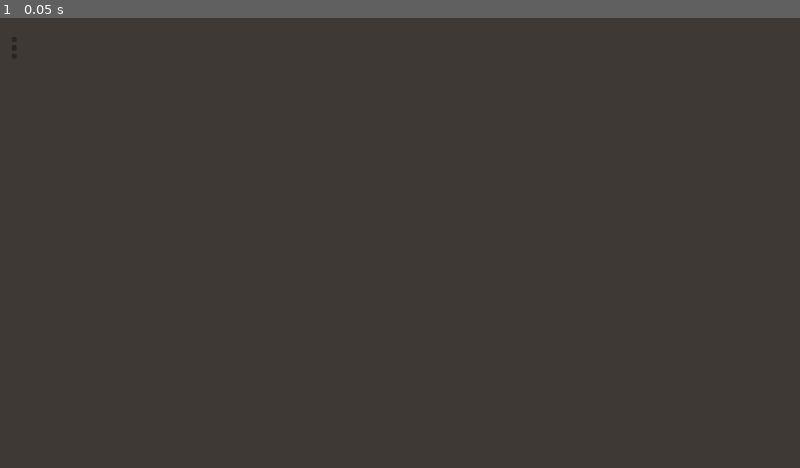
Above: before the commit, frame 1.
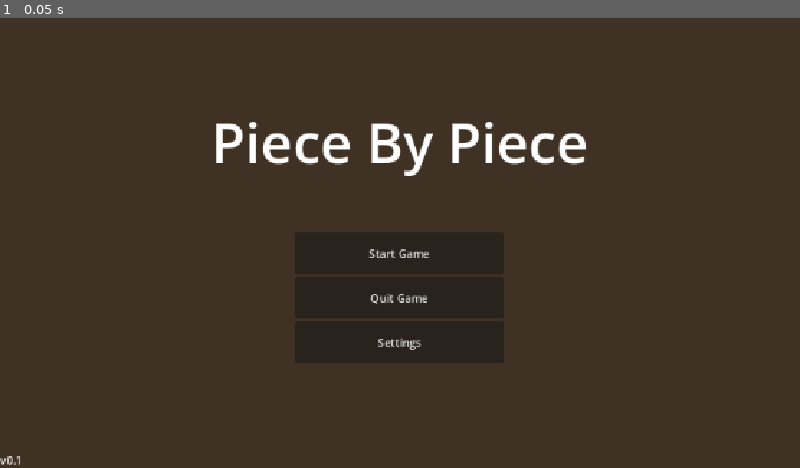
Above: after the commit, the same moment.

Repository: zsansone54/museum-game
Game: Godot game, scene res://MainMenu.tscn
The game is run twice, just before and just after one commit, with the same random seed, the same clock (stepped at 60 frames per second) and the same inputs.
Inputs:
- Up to frame 1 (0.05 s): no input

The runs differ from the first frame. In frame 1, 1.9% of the frame differs, in the area x 0-74%, y 23-100%.

Commit message:
Update MainMenu.tscn

Diff:
--- a/game/MainMenu.tscn
+++ b/game/MainMenu.tscn
@@ -4,36 +4,78 @@
 
 [node name="MainMenu" type="Control" unique_id=1441152146]
 layout_mode = 3
-anchors_preset = 0
-offset_right = 40.0
-offset_bottom = 40.0
+anchors_preset = 15
+anchor_right = 1.0
+anchor_bottom = 1.0
+grow_horizontal = 2
+grow_vertical = 2
 script = ExtResource("1_i26rj")
 
-[node name="Background" type="ColorRect" parent="." unique_id=1148142553]
-layout_mode = 0
-offset_right = 1153.0
-offset_bottom = 647.0
-color = Color(0.24279618, 0.22345892, 0.20224059, 1)
+[node name="ColorRect" type="ColorRect" parent="." unique_id=1148142553]
+layout_mode = 1
+anchors_preset = 15
+anchor_right = 1.0
+anchor_bottom = 1.0
+grow_horizontal = 2
+grow_vertical = 2
+color = Color(0.24809936, 0.19378409, 0.14114234, 1)
+
+[node name="VersionLabel" type="Label" parent="." unique_id=718188952]
+layout_mode = 1
+anchors_preset = 2
+anchor_top = 1.0
+anchor_bottom = 1.0
+offset_top = -23.0
+offset_right = 32.0
+grow_vertical = 0
+text = "v0.1"
 
 [node name="CenterContainer" type="CenterContainer" parent="." unique_id=1826669197]
-layout_mode = 0
-offset_right = 40.0
-offset_bottom = 40.0
+layout_mode = 1
+anchors_preset = 15
+anchor_right = 1.0
+anchor_bottom = 1.0
+offset_top = -145.945
+offset_bottom = -145.945
+grow_horizontal = 2
+grow_vertical = 2
 
-[node name="VBoxContainer" type="VBoxContainer" parent="CenterContainer" unique_id=184491456]
+[node name="MenuBox" type="VBoxContainer" parent="CenterContainer" unique_id=184491456]
 layout_mode = 2
 
-[node name="TitleLabel" type="Label" parent="CenterContainer/VBoxContainer" unique_id=1460045114]
+[node name="TitleLabel" type="Label" parent="CenterContainer/MenuBox" unique_id=1460045114]
+layout_mode = 2
+theme_override_font_sizes/font_size = 80
+text = "Piece By Piece"
+
+[node name="ButtonCenter" type="CenterContainer" parent="CenterContainer/MenuBox/TitleLabel" unique_id=440732054]
+layout_mode = 1
+anchors_preset = 7
+anchor_left = 0.5
+anchor_top = 1.0
+anchor_right = 0.5
+anchor_bottom = 1.0
+offset_left = -271.5
+offset_top = 75.604996
+offset_right = 271.5
+offset_bottom = 263.60522
+grow_horizontal = 2
+grow_vertical = 0
+
+[node name="VBoxContainer" type="VBoxContainer" parent="CenterContainer/MenuBox/TitleLabel/ButtonCenter" unique_id=81623660]
 layout_mode = 2
 
-[node name="StartButton" type="Button" parent="CenterContainer/VBoxContainer" unique_id=582135703]
+[node name="StartButton" type="Button" parent="CenterContainer/MenuBox/TitleLabel/ButtonCenter/VBoxContainer" unique_id=582135703]
+custom_minimum_size = Vector2(300, 60)
 layout_mode = 2
+text = "Start Game"
 
-[node name="SettingsButton" type="Button" parent="CenterContainer/VBoxContainer" unique_id=486316680]
+[node name="QuitButton" type="Button" parent="CenterContainer/MenuBox/TitleLabel/ButtonCenter/VBoxContainer" unique_id=1879518218]
+custom_minimum_size = Vector2(300, 60)
 layout_mode = 2
+text = "Quit Game"
 
-[node name="QuitButton" type="Button" parent="CenterContainer/VBoxContainer" unique_id=1879518218]
+[node name="SettingsButton" type="Button" parent="CenterContainer/MenuBox/TitleLabel/ButtonCenter/VBoxContainer" unique_id=486316680]
+custom_minimum_size = Vector2(300, 60)
 layout_mode = 2
-
-[node name="VersionLabel" type="Label" parent="CenterContainer" unique_id=718188952]
-layout_mode = 2
+text = "Settings"
